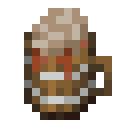
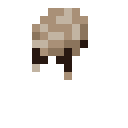
Before/after of a (128, 128) layered artwork. What changed in the layer stack:
painted on "Liquid" over [32, 40, 88, 80]
removed layer "Tankard" over [24, 32, 112, 120]
